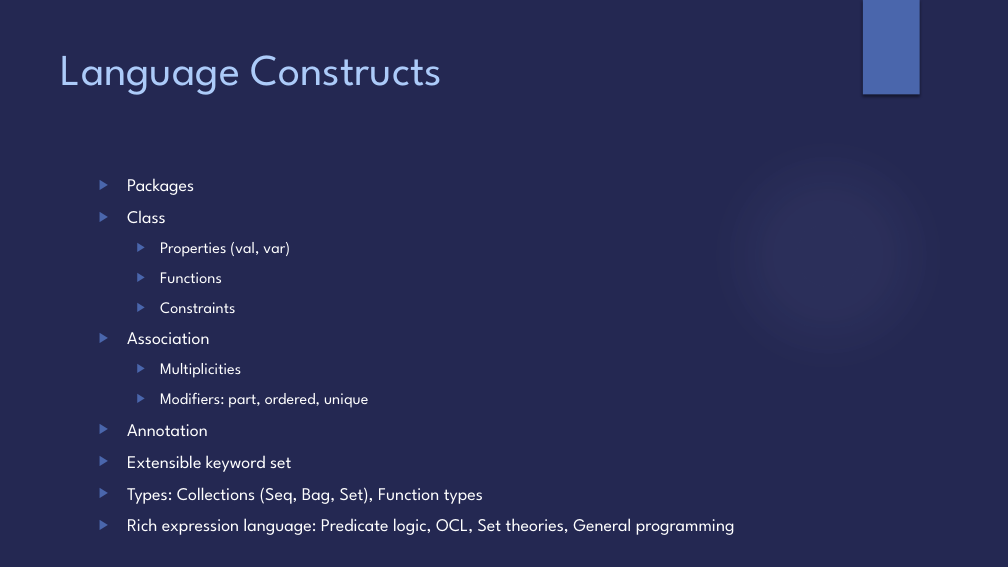
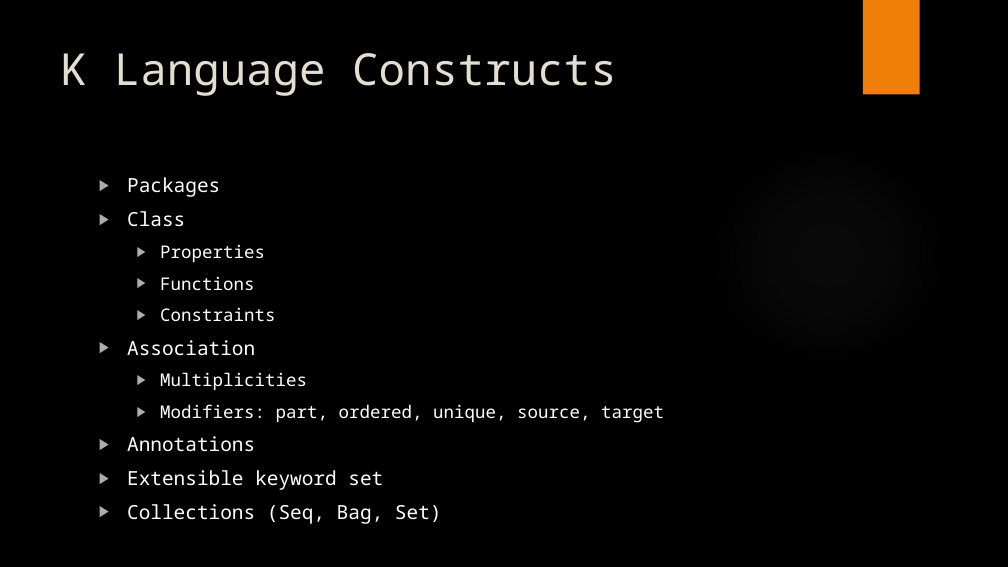
Before and after one commit to Open-MBEE/klang, a slide deck: slide 5 of presentations/K.pptx (slide 2 before the commit). Drawn at 1008x567 pixels with LibreOffice and Linux fonts; fonts in the diff are those of the drawing; background and template pictures are left out. Boxes give left, top, right and bottom in pixels: in the first picture for what was removed or moved away, otherwise in the second. Text is boxed around its words. In the diff, an @@ line names an element or a change of style, - is before the commit and + after.

```diff
--- a/presentations/K.pptx
+++ b/presentations/K.pptx
@@ background #242852 to picture (left out) @@
@@ rectangle at (x1=863, y1=0, x2=920, y2=95): fill #4A66AC to #F07F09 @@
@@ title at (x1=61, y1=53, x2=617, y2=96): text changed; font League Spartan to Noto Sans Mono; text colour #ACCBF9 to #E3DED1 @@
-Language Constructs
+K Language Constructs
@@ ellipse at (x1=712, y1=138, x2=944, y2=371): fill gradient #9297CF to gradient #848484 @@
@@ text at (x1=127, y1=177, x2=383, y2=490): size 17 to 18.5 pt in "Packages", "Class", "Association", "Extensible keyword set"; font League Spartan to Noto Sans Mono in "Packages", "Class", "Functions", "Constraints" and 3 more places; size 15.3 to 16.6 pt in "Functions", "Constraints", "Multiplicities"; bullet colour #4A66AC to #ADADAD @@
@@ text at (x1=160, y1=245, x2=265, y2=263): text changed; size 15.3 to 16.6 pt; font League Spartan to Noto Sans Mono @@
-  ▶ Properties (val, var)
+  ▶ Properties
@@ text at (x1=127, y1=404, x2=664, y2=452): text changed; size 15.3 to 16.6 pt; font League Spartan to Noto Sans Mono @@
-  ▶ Modifiers: part, ordered, unique
-▶ Annotation
+  ▶ Modifiers: part, ordered, unique, source, target
+▶ Annotations
@@ text at (x1=127, y1=504, x2=442, y2=524): text changed; size 17 to 18.5 pt; font League Spartan to Noto Sans Mono @@
-▶ Types: Collections (Seq, Bag, Set), Function types
-▶ Rich expression language: Predicate logic, OCL, Set theories, General programming
+▶ Collections (Seq, Bag, Set)
```
Also in this commit, not shown: 8 other slides changed, 17 slides added, 1 slide removed.
